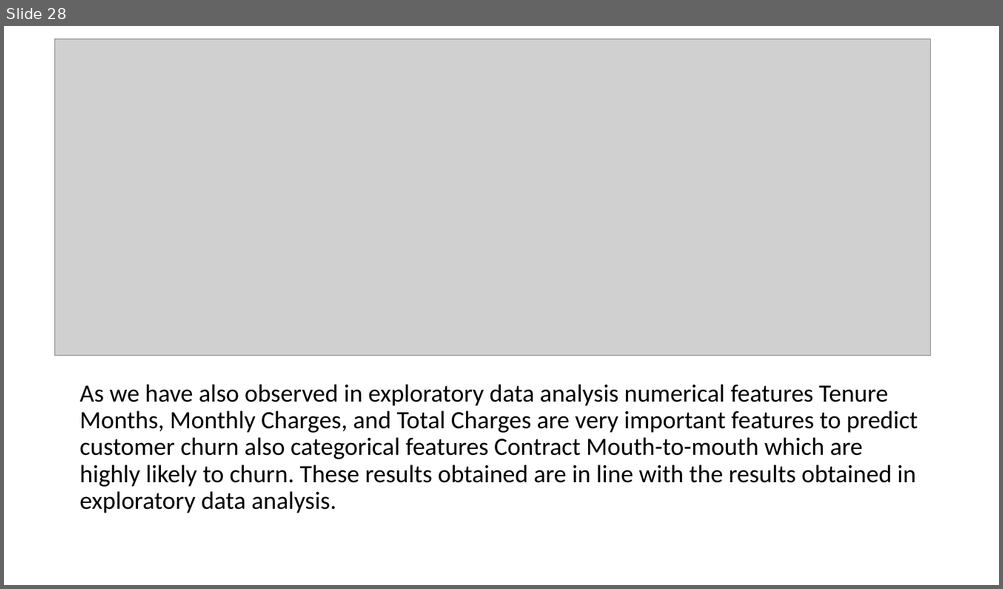
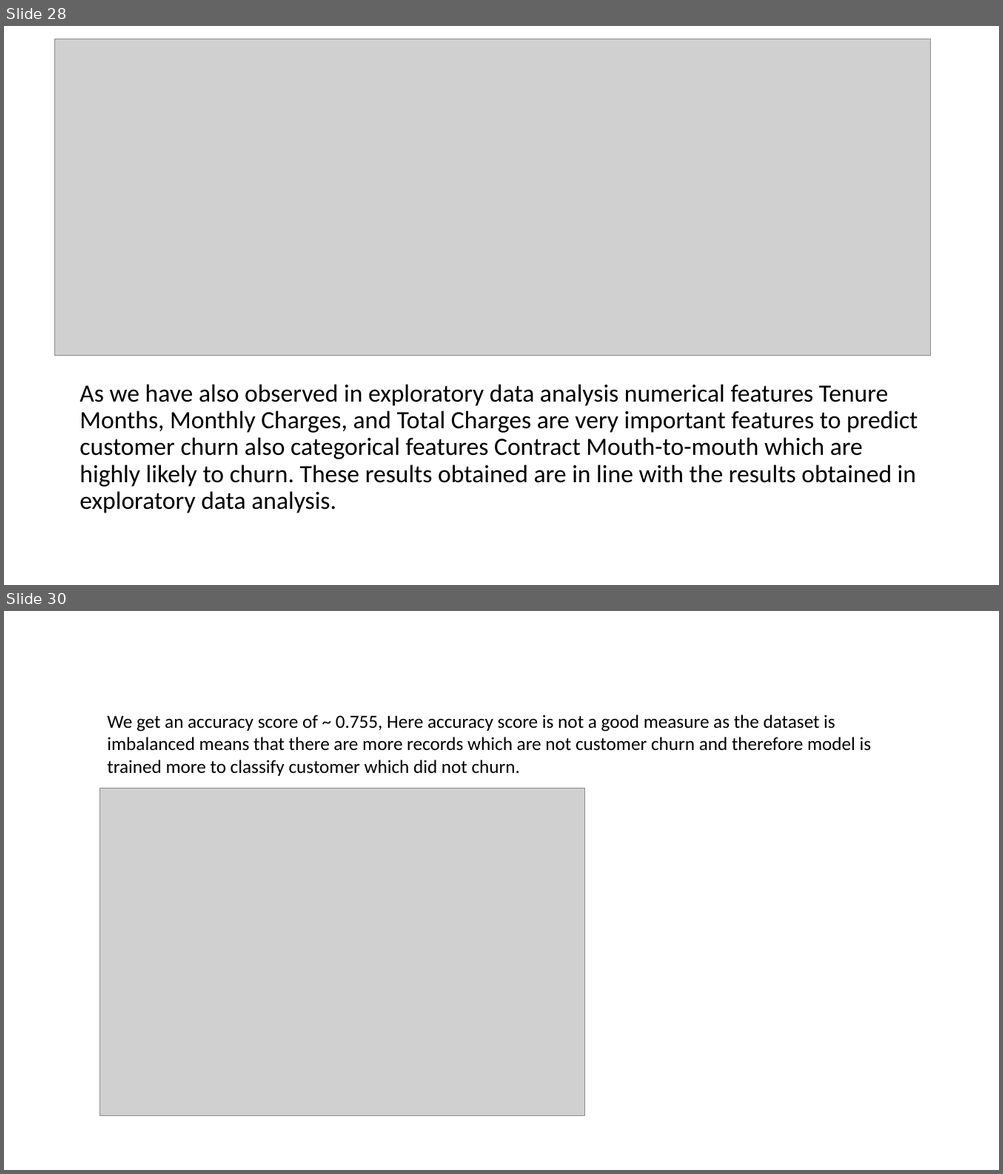
Before and after one commit to samarth-malhotra/Dissertation, a slide deck: Customer Churn Prediction in Telecom using Machine Learning.pptx. Shown one above the other, each under a label of ours: slide 28 before the commit, slides 28 and 30 after it; the slides between them are not shown. The pictures are 1003x589 and 1003x1174 pixels, drawn with LibreOffice and Linux fonts; fonts in the diff are those of the drawing; grey boxes stand for pictures. Boxes give left, top, right and bottom in pixels: in the first picture for what was removed or moved away, otherwise in the second. Text is boxed around its words. In the diff, an @@ line names an element or a change of style, - is before the commit and + after.

```diff
--- a/Customer Churn Prediction in Telecom using Machine Learning.pptx
+++ b/Customer Churn Prediction in Telecom using Machine Learning.pptx
@@ slide 30 added at <box>4,611,999,1170</box>, background #FFFFFF @@
@@ text added at <box>107,715,871,776</box>, 18 pt, text #000000 @@
+We get an accuracy score of ~ 0.755, Here accuracy score is not a good measure as the dataset is imbalanced means that there are more records which are not customer churn and therefore model is trained more to classify customer which did not churn.
@@ picture added at <box>99,789,584,1116</box> @@
```
Also in this commit, not shown: 2 slides changed, 2 other slides added, 1 other file.
